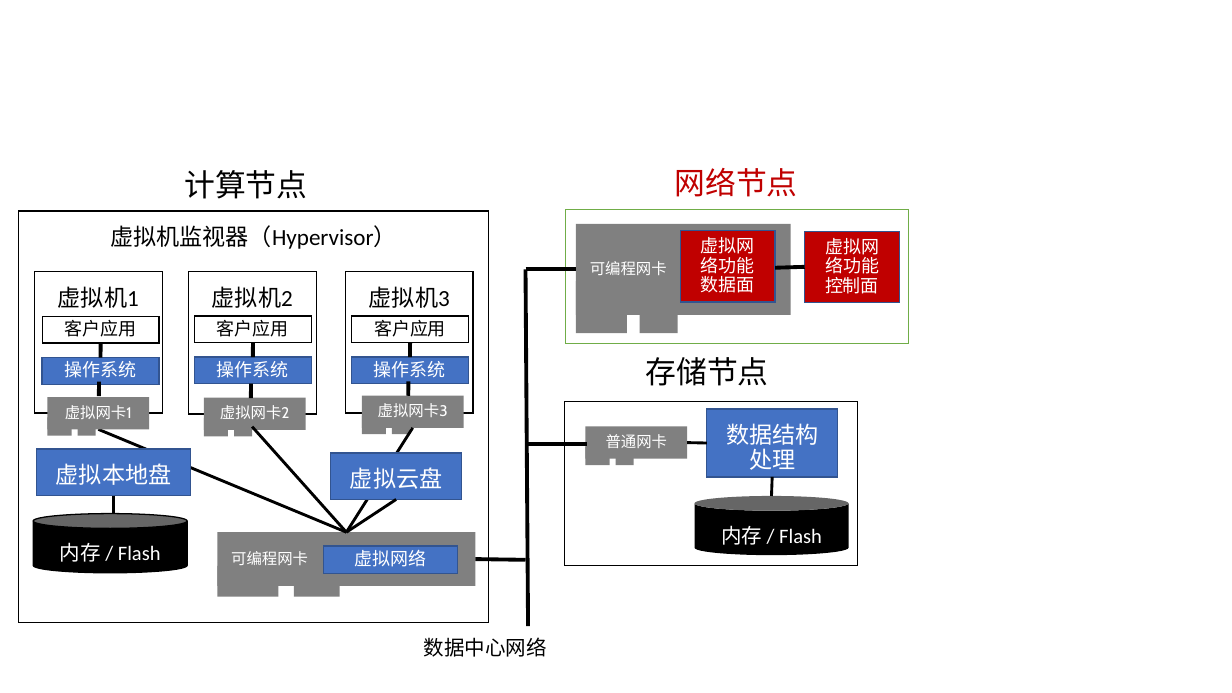
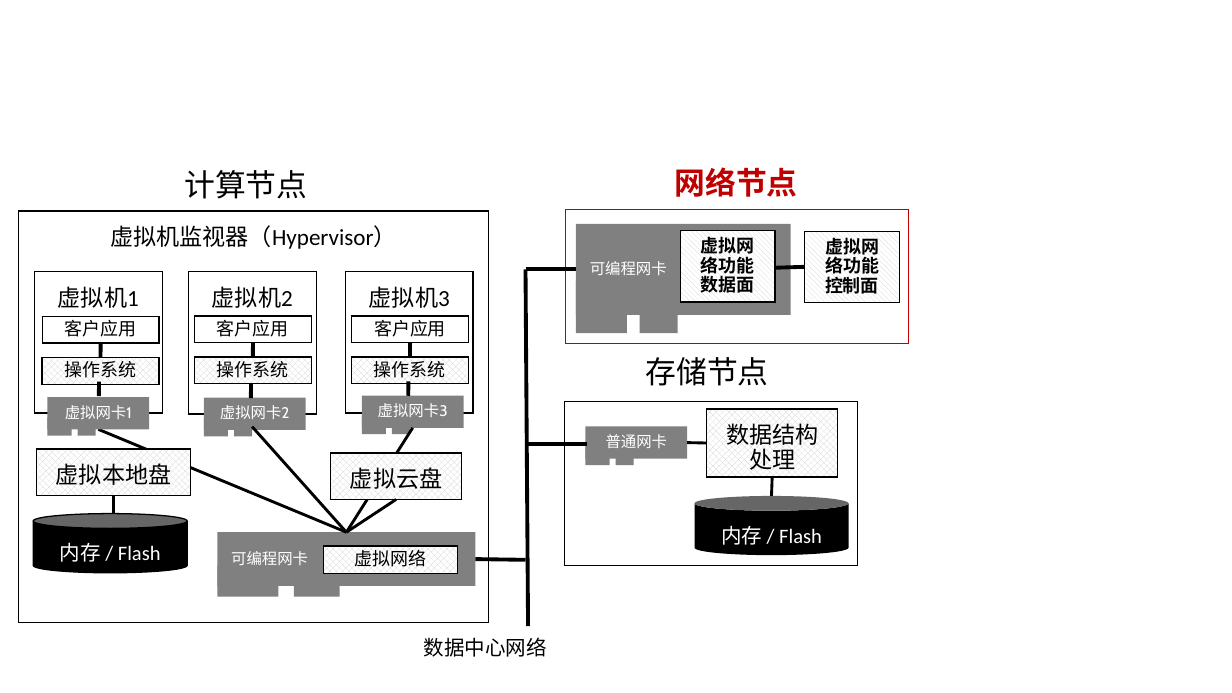
Before and after one commit to bojieli/thesis, a slide deck: slide 1 of figures/NFV_accel.pptx. Drawn at 1232x693 pixels with LibreOffice and Linux fonts; fonts in the diff are those of the drawing. Boxes give left, top, right and bottom in pixels: in the first picture for what was removed or moved away, otherwise in the second. Text is boxed around its words. In the diff, an @@ line names an element or a change of style, - is before the commit and + after.

Commit message:
add pptx

```diff
--- a/figures/NFV_accel.pptx
+++ b/figures/NFV_accel.pptx
@@ text "网络节点" at <box>674,167,797,197</box>: bold on @@
@@ rectangle at <box>566,210,909,344</box>: outline #70AD47 1 pt to #C00000 1 pt @@
@@ rectangle "虚拟网络功能数据面" at <box>681,231,775,302</box>: text colour #FFFFFF to #000000, bold on; fill #C00000 to pattern #D0CECE on #FFFFFF; outline #325491 1 pt to #000000 1 pt @@
@@ rectangle "虚拟网络功能控制面" at <box>805,231,899,302</box>: text colour #FFFFFF to #000000, bold on; fill #C00000 to pattern #D0CECE on #FFFFFF; outline #325491 1 pt to #000000 1 pt @@
@@ text colour #FFFFFF to #000000; fill #4472C4 to pattern #D0CECE on #FFFFFF; outline #325491 1 pt to #000000 1 pt in 7 elements at <box>323,546,457,574</box>, <box>43,358,160,384</box>, <box>194,358,311,384</box>, <box>351,358,469,384</box>, <box>37,449,191,495</box>, <box>331,453,462,499</box>, <box>707,409,838,477</box> @@
```
Also in this commit, not shown: 5 other files.
